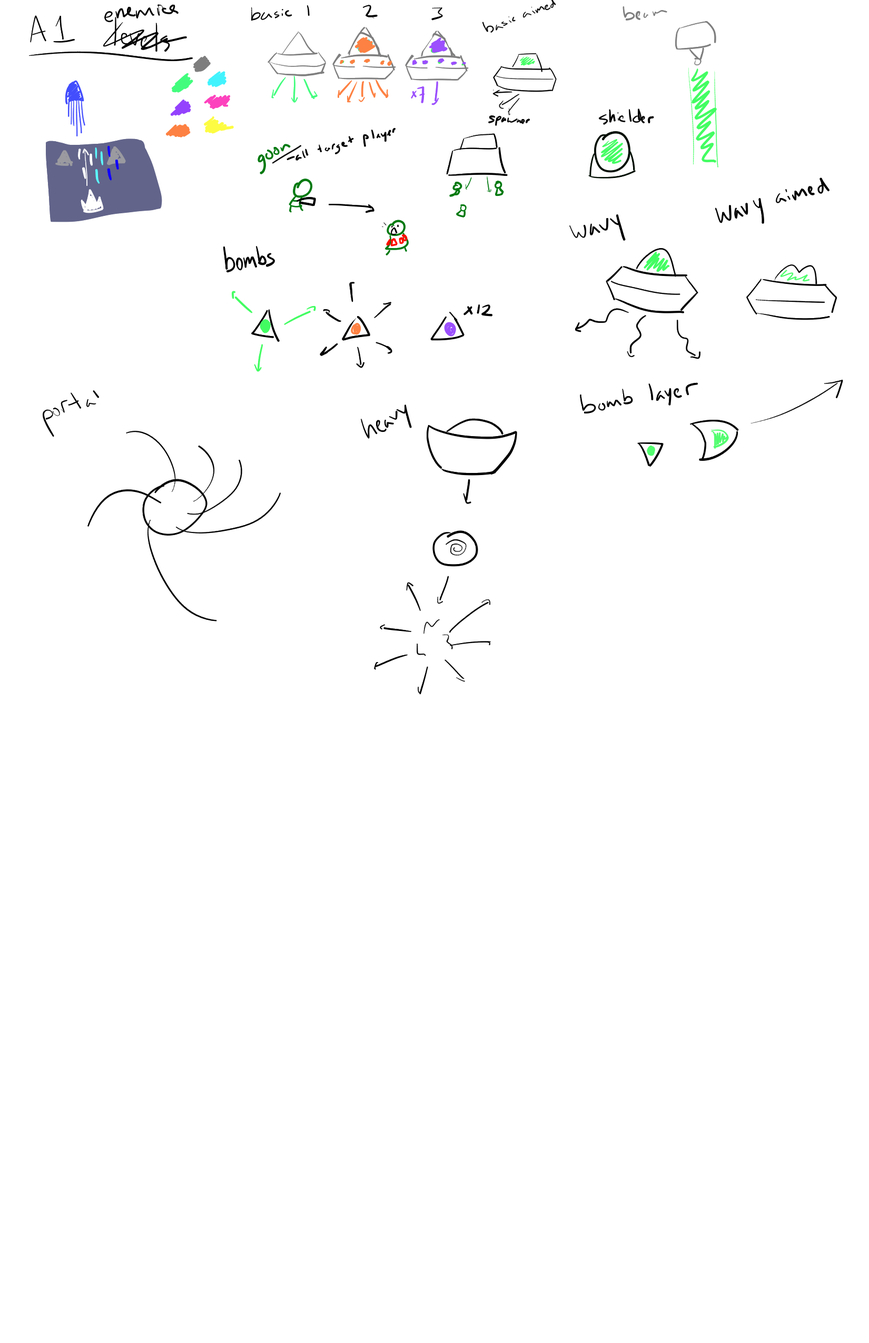
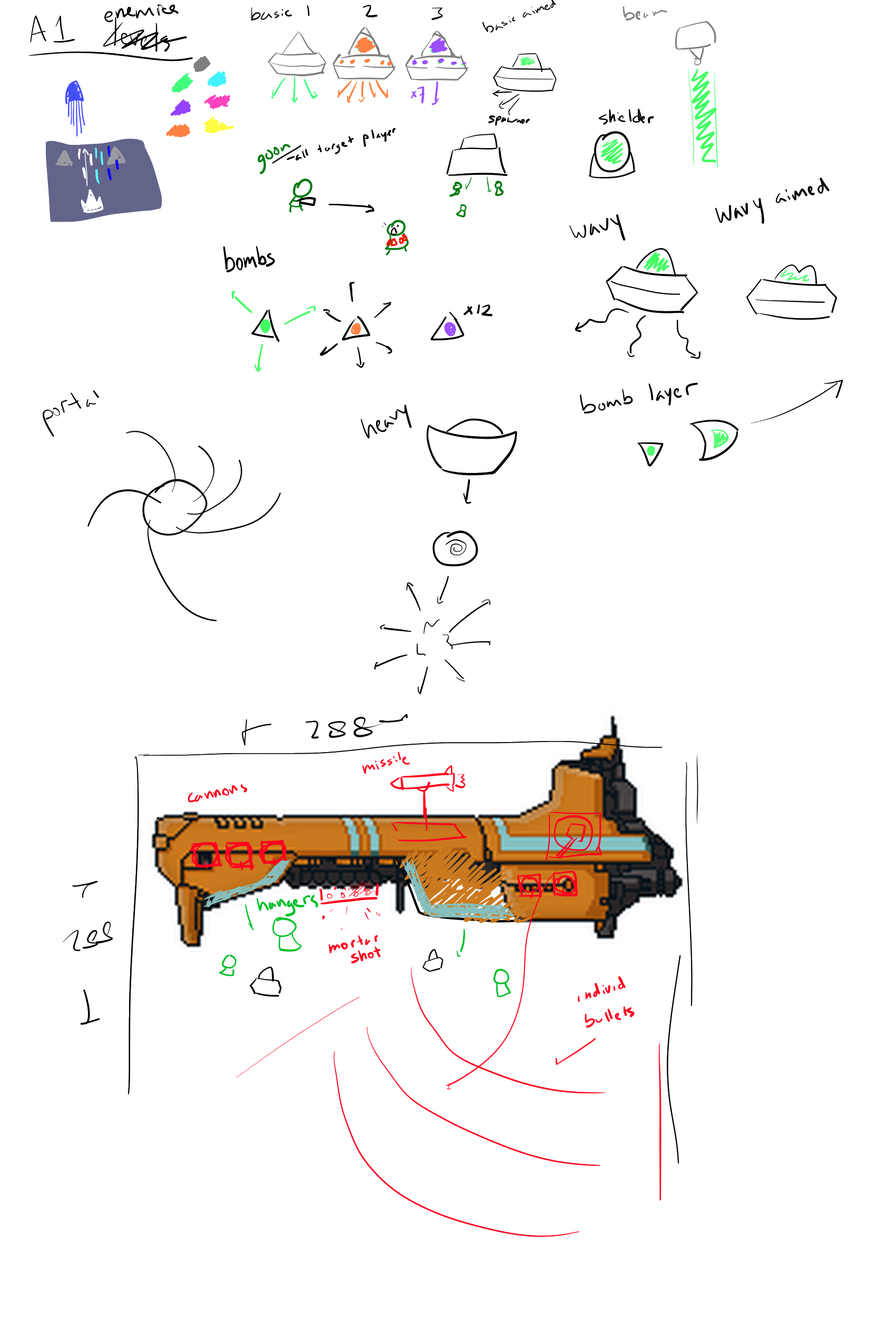
Two versions of the same layered image (869 × 1343). Layer-by-layer changes:
painted on "Layer 3" over bbox(62, 710, 699, 1238)
